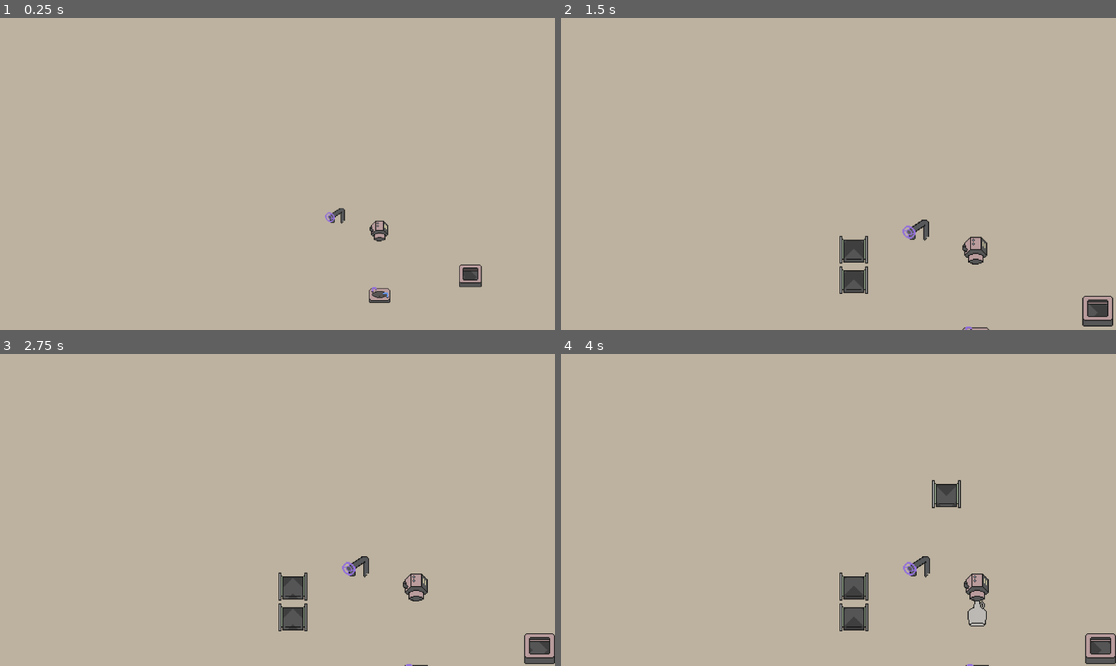
Above: before the commit, frames 1-4 (two rows, left to right).
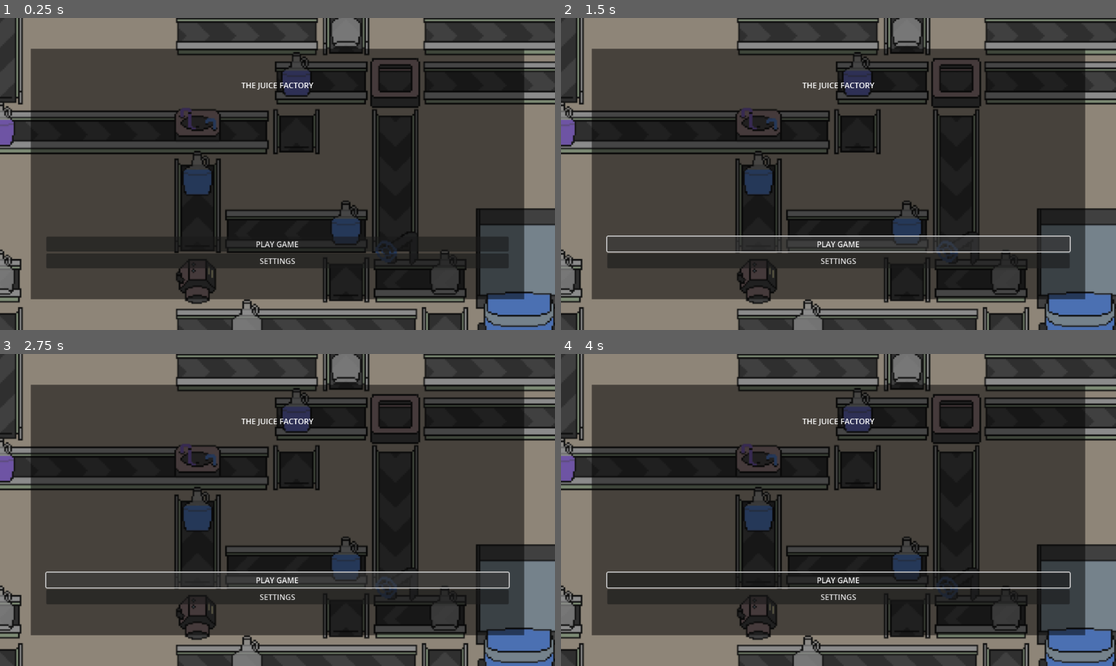
Above: after the commit, the same moments.

Repository: fennylol/juice_time
Game: Godot game, scene res://main.tscn
Two runs of this game, one before a commit and one after it. Both use one fixed random seed, a clock stepped at 60 frames per second and the inputs below.
Inputs (mouse positions are in pixels of both pictures, inside the frame that each line leads up to):
- Up to frame 1 (0.25 s): no input
- Up to frame 2 (1.5 s): click (838, 261) at 0.5 s, where only the run after the commit has a clickable "SETTINGS"; click (838, 242) at 1.25 s, where only the run after the commit has a clickable "PLAY GAME"
- Up to frame 3 (2.75 s): click (277, 578) at 2 s, where only the run after the commit has a clickable "PLAY GAME"
- Up to frame 4 (4 s): click (838, 578) at 2.75 s, where only the run after the commit has a clickable "PLAY GAME"; move the mouse to (960, 494) at 3.52 s; click (960, 494) at 3.6 s

The runs differ from the first frame. In frame 1, 100% of the frame differs, in the area x 0-100%, y 0-100%; in frame 2, 100%; in frame 3, 100%; in frame 4, 99%.

Commit message:
attempted main menu
not really functional rn

Diff:
--- a/UI/GUI.gd
+++ b/UI/GUI.gd
@@ -1,4 +1,6 @@
 extends Control
+
+@onready var main_menu = $MainMenu
 
 signal attempt_conveyor(type: String, startpoint: Vector2i, endpoint: Vector2i)
 signal attempt_machine(type: String, point: Vector2i)
@@ -36,3 +38,7 @@
 
 func update_cash_display(cash: float):
 	pass
+
+#func toggle_main_menu():
+	#if main_menu.visible: main_menu.hide()
+	#else: main_menu.show()
--- a/UI/GUI.tscn
+++ b/UI/GUI.tscn
@@ -1,6 +1,7 @@
-[gd_scene load_steps=2 format=3 uid="uid://fusfeda558pl"]
+[gd_scene load_steps=3 format=3 uid="uid://fusfeda558pl"]
 
 [ext_resource type="Script" path="res://UI/GUI.gd" id="1_yr1bh"]
+[ext_resource type="PackedScene" uid="uid://dy7ghhq8786te" path="res://menuing/main_menu.tscn" id="2_bt2y0"]
 
 [node name="Gui" type="Control"]
 layout_mode = 3
@@ -10,3 +11,6 @@
 grow_horizontal = 2
 grow_vertical = 2
 script = ExtResource("1_yr1bh")
+
+[node name="MainMenu" parent="." instance=ExtResource("2_bt2y0")]
+layout_mode = 1
--- a/factory/factory_floor.gd
+++ b/factory/factory_floor.gd
@@ -9,8 +9,8 @@
 
 ## TRUCK TIMING AND LOSE CONDITION HANDLING
 signal loose_the_game(failed_truck_point: Vector2i)
-var seconds_to_warn = 30
-var seconds_to_loose = 60
+var seconds_to_warn = 1200
+var seconds_to_loose = 4000
 
 ## TILEMAP SOURCES
 var conveyor_source = 0
--- a/main.gd
+++ b/main.gd
@@ -1,7 +1,8 @@
 extends Node2D
 
 var cash: float = 500
-@onready var GUI = $Gui
+@onready var canvaslayer = $CanvasLayer
+@onready var GUI = $CanvasLayer/Gui
 @onready var FACTORY_FLOOR = $FactoryFloor
 
 @onready var CAMERA = $Camera2D
@@ -13,6 +14,7 @@
 var MAX_CAM_ZOOM = 0.25
 var target_zoom: float = 0.5
 
+var game_paused = true
 var time_since_tick = 0
 var TICK_LENGTH_IN_SECONDS = 1
 
@@ -30,6 +32,16 @@
 	FACTORY_FLOOR.place_machine(type, point)
 
 func _process(delta):
+	if Input.is_action_just_pressed("pause"):
+		game_paused = not game_paused
+		if game_paused:
+			GUI.mouse_filter = 0
+		else:
+			canvaslayer.hide()
+
+
+	if game_paused: return
+
 	if Input.is_action_just_released("cancel"):
 		Input.set_mouse_mode(Input.MOUSE_MODE_VISIBLE)
 		Input.warp_mouse(mouse_point)
--- a/main.tscn
+++ b/main.tscn
@@ -16,11 +16,13 @@
 [node name="Main" type="Node2D"]
 script = ExtResource("1_fc0st")
 
+[node name="CanvasLayer" type="CanvasLayer" parent="."]
+
+[node name="Gui" parent="CanvasLayer" instance=ExtResource("2_am4hy")]
+
 [node name="Sprite2D" type="Sprite2D" parent="."]
 scale = Vector2(250.781, 118.062)
 texture = SubResource("GradientTexture2D_1phql")
-
-[node name="Gui" parent="." instance=ExtResource("2_am4hy")]
 
 [node name="FactoryFloor" parent="." instance=ExtResource("2_8sjmw")]
 
--- /dev/null
+++ b/menuing/main_menu.tscn
@@ -0,0 +1,92 @@
+[gd_scene load_steps=2 format=3 uid="uid://dy7ghhq8786te"]
+
+[ext_resource type="Texture2D" uid="uid://cy03jnexp5gos" path="res://menuing/splash_temp.png" id="1_3ycy4"]
+
+[node name="MainMenu" type="Control"]
+layout_mode = 3
+anchors_preset = 15
+anchor_right = 1.0
+anchor_bottom = 1.0
+grow_horizontal = 2
+grow_vertical = 2
+
+[node name="background" type="Control" parent="."]
+layout_mode = 1
+anchors_preset = 15
+anchor_right = 1.0
+anchor_bottom = 1.0
+grow_horizontal = 2
+grow_vertical = 2
+
+[node name="TextureRect" type="TextureRect" parent="background"]
+layout_mode = 1
+anchors_preset = 15
+anchor_right = 1.0
+anchor_bottom = 1.0
+grow_horizontal = 2
+grow_vertical = 2
+texture = ExtResource("1_3ycy4")
+expand_mode = 4
+stretch_mode = 6
+
+[node name="ColorRect" type="ColorRect" parent="background"]
+modulate = Color(1, 1, 1, 0.25098)
+layout_mode = 1
+anchors_preset = 15
+anchor_right = 1.0
+anchor_bottom = 1.0
+grow_horizontal = 2
+grow_vertical = 2
+color = Color(0, 0, 0, 1)
+
+[node name="foreground" type="Control" parent="."]
+layout_mode = 1
+anchors_preset = 15
+anchor_right = 1.0
+anchor_bottom = 1.0
+grow_horizontal = 2
+grow_vertical = 2
+
+[node name="MarginContainer" type="MarginContainer" parent="foreground"]
+layout_mode = 1
+anchors_preset = 15
+anchor_right = 1.0
+anchor_bottom = 1.0
+grow_horizontal = 2
+grow_vertical = 2
+theme_override_constants/margin_left = 64
+theme_override_constants/margin_top = 64
+theme_override_constants/margin_right = 64
+theme_override_constants/margin_bottom = 64
+
+[node name="ColorRect" type="ColorRect" parent="foreground/MarginContainer"]
+modulate = Color(1, 1, 1, 0.501961)
+layout_mode = 2
+color = Color(0, 0, 0, 1)
+
+[node name="MarginContainer" type="MarginContainer" parent="foreground/MarginContainer"]
+layout_mode = 2
+theme_override_constants/margin_left = 32
+theme_override_constants/margin_top = 64
+theme_override_constants/margin_right = 32
+theme_override_constants/margin_bottom = 64
+
+[node name="VBoxContainer" type="VBoxContainer" parent="foreground/MarginContainer/MarginContainer"]
+layout_mode = 2
+
+[node name="game_title" type="Label" parent="foreground/MarginContainer/MarginContainer/VBoxContainer"]
+layout_mode = 2
+text = "THE JUICE FACTORY"
+horizontal_alignment = 1
+
+[node name="spacer" type="Control" parent="foreground/MarginContainer/MarginContainer/VBoxContainer"]
+layout_mode = 2
+size_flags_vertical = 3
+
+[node name="play_button" type="Button" parent="foreground/MarginContainer/MarginContainer/VBoxContainer"]
+layout_mode = 2
+text = "PLAY GAME"
+
+[node name="settings_button" type="Button" parent="foreground/MarginContainer/MarginContainer/VBoxContainer"]
+layout_mode = 2
+text = "SETTINGS"
--- a/project.godot
+++ b/project.godot
@@ -53,3 +53,8 @@
 "events": [Object(InputEventMouseButton,"resource_local_to_scene":false,"resource_name":"","device":-1,"window_id":0,"a …(253 unchanged characters)…
 ]
 }
+pause={
+"deadzone": 0.5,
+"events": [Object(InputEventKey,"resource_local_to_scene":false,"resource_name":"","device":-1,"window_id":0,"alt_pressed":false,"shift_pressed":false,"ctrl_pressed":false,"meta_pressed":false,"pressed":false,"keycode":0,"physical_keycode":4194305,"key_label":0,"unicode":0,"echo":false,"script":null)
+]
+}
Binary file added: menuing/splash_temp.png
Not shown, added: menuing/splash_temp.png.import
